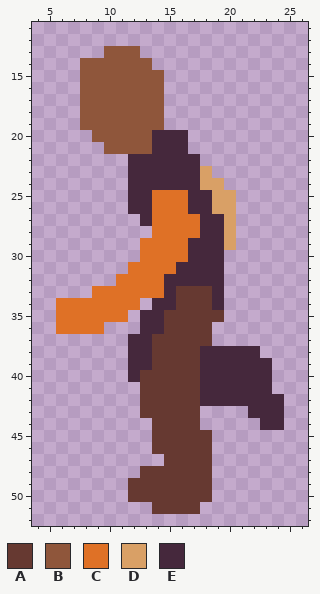
File history of a pixel-art sprite, The Split Lock Paradox/char_03.png. Above: the version before the commit.
The file is 32x64 pixels. Shown: x 4..26, y 11..52.
Palette (. is transparent): A #663931  B #8f563b  C #df7126  D #d9a066  E #45283c
Pixels before, first column x 6:
13 ....BBB............
14 ..BBBBBB...........
15 ..BBBBBBB..........
16 ..BBBBBBB..........
17 ..BBBBBBB..........
18 ..BBBBBBB..........
19 ..BBBBBBB..........
20 ...BBBBBEEE........
21 ....BBBBEEE........
22 ......EEEEEE.......
23 ......EEEEEED......
24 ......EEEEEEDD.....
25 ......EECCCEEDD....
26 ......EECCCEEDD....
27 .......ECCCCEED....
28 ........CCCCEED....
29 .......CCCCEEED....
30 .......CCCCEEE.....
31 ......CCCCEEEE.....
32 .....CCCCEEEEE.....
33 ...CCCCCCEAAAE.....
34 CCCCCCC.EEAAAE.....
35 CCCCCC.EEAAAAA.....
36 CCCC...EEAAAA......
37 ......EEAAAAA......
38 ......EEAAAAEEEEE..
39 ......EEAAAAEEEEEE.
40 ......EAAAAAEEEEEE.
41 .......AAAAAEEEEEE.
42 .......AAAAAEEEEEEE
43 .......AAAAA....EEE
44 ........AAAA.....EE
45 ........AAAAA......
46 ........AAAAA......
47 .........AAAA......
48 .......AAAAAA......
49 ......AAAAAAA......
50 ......AAAAAAA......
51 ........AAAA.......
New version:
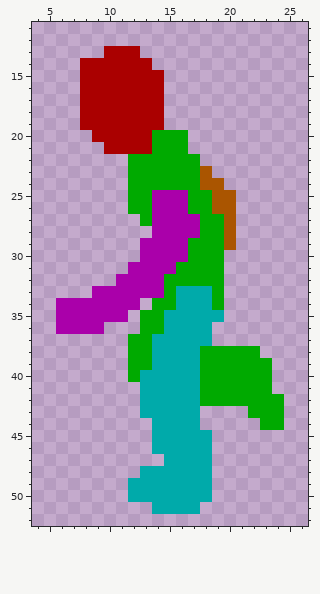
Change:
Colour A changes from #663931 to #00aaaa.
Colour B changes from #8f563b to #aa0000.
Colour C changes from #df7126 to #aa00aa.
Colour D changes from #d9a066 to #aa5500.
Colour E changes from #45283c to #00aa00.
Boxes around the changes in both pictures, in picture pixels (x1, y1, x2, y2):
changed: (56, 46, 284, 514)
